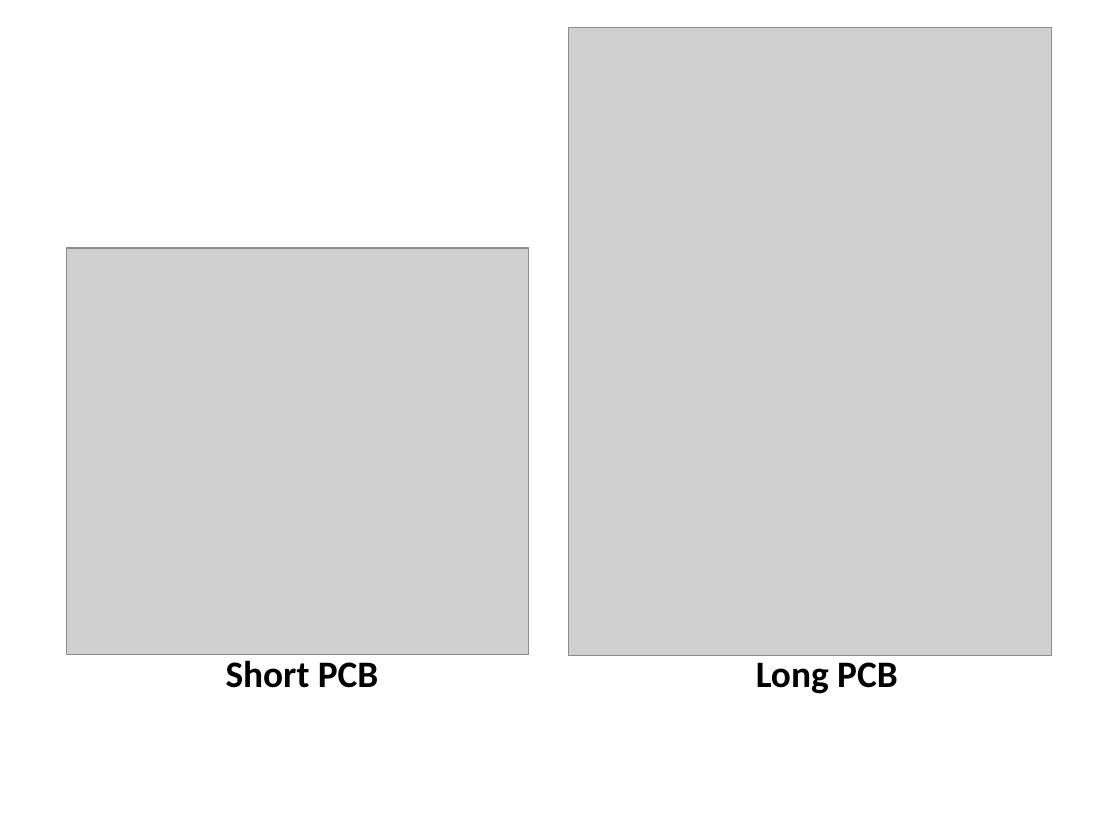
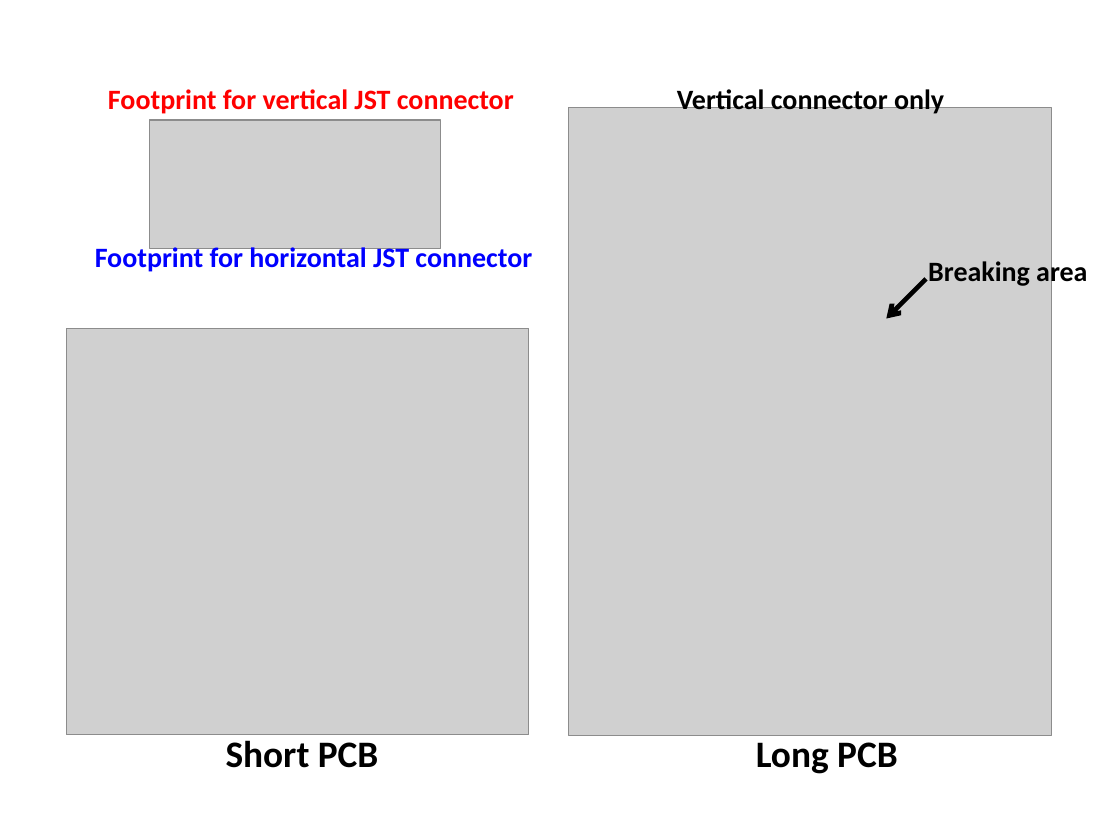
Before and after one commit to Raphael-Boichot/Game_Boy_Mini_Flashable_Camera, a slide deck: slide 1 of Images/Components_placement.pptx. Drawn at 1120x840 pixels with LibreOffice and Linux fonts; fonts in the diff are those of the drawing; grey boxes stand for pictures. Boxes give left, top, right and bottom in pixels: in the first picture for what was removed or moved away, otherwise in the second. Text is boxed around its words. In the diff, an @@ line names an element or a change of style, - is before the commit and + after.

```diff
--- a/Images/Components_placement.pptx
+++ b/Images/Components_placement.pptx
@@ text added at [108,89,514,114], 18 pt, text #FF0000, bold @@
+Footprint for vertical JST connector
@@ text added at [677,86,944,114], 18 pt, text #000000, bold @@
+Vertical connector only
@@ picture added at [150,120,441,249] @@
@@ text added at [95,243,532,273], 18 pt, text #0000FF, bold @@
+Footprint for horizontal JST connector
@@ text added at [928,258,1087,288], 18 pt, text #000000, bold @@
+Breaking area
@@ arrow added from (926, 279) to (886, 318), #000000 3 pt @@
@@ 2 pictures, 2 texts: place and size @@
-2 pictures, 2 texts at [66,28,1052,694]
+2 pictures, 2 texts at [66,108,1052,774]
```
Also in this commit, not shown: 1 other file.
